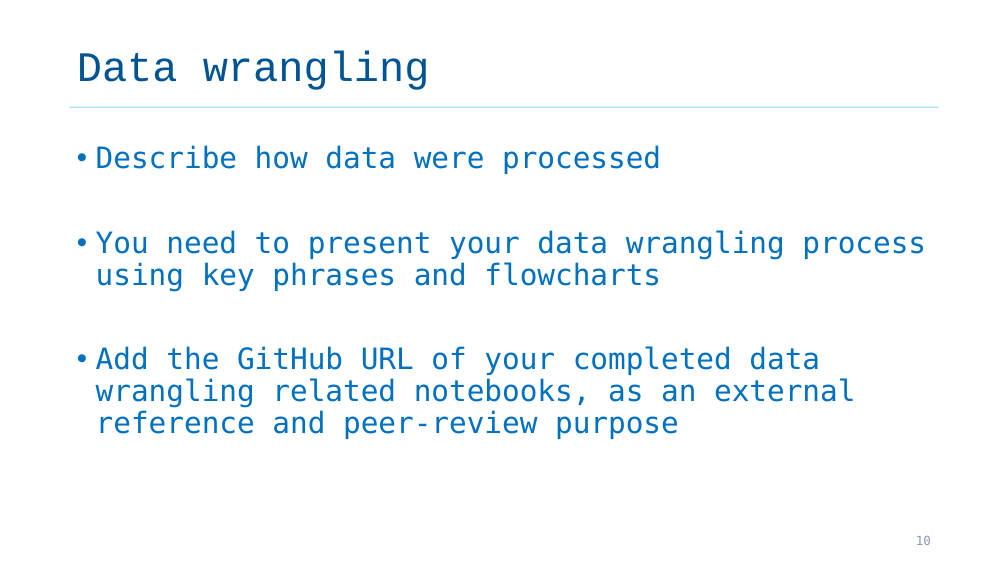
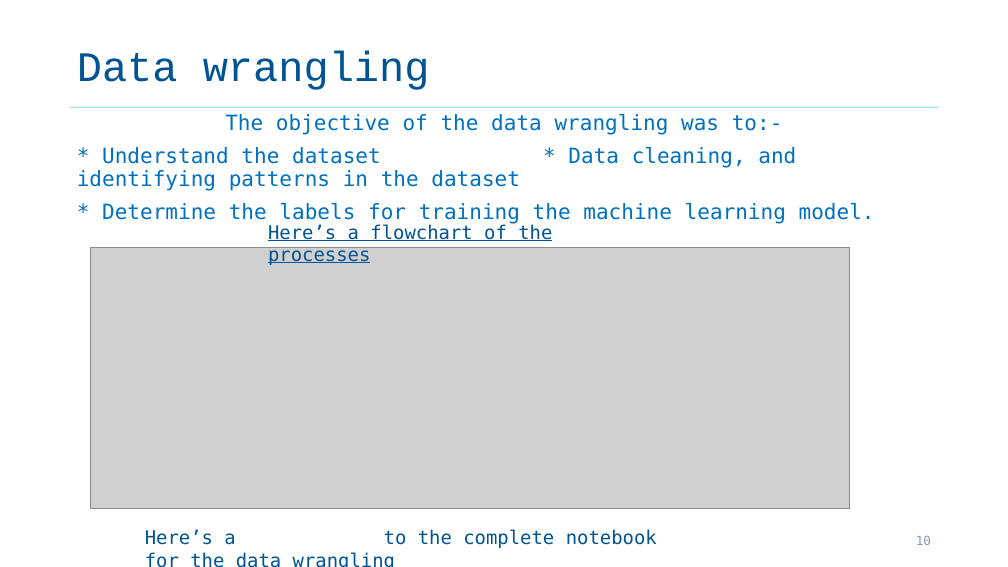
Before and after one commit to salamituns/IBM_tasks_Notebooks, a slide deck: slide 10 of IBM_Capstone_notes/ds-capstone-template.pptx. Drawn at 1008x567 pixels with LibreOffice and Linux fonts; fonts in the diff are those of the drawing; grey boxes stand for pictures. Boxes give left, top, right and bottom in pixels: in the first picture for what was removed or moved away, otherwise in the second. Text is boxed around its words. In the diff, an @@ line names an element or a change of style, - is before the commit and + after.

Commit message:
update spaceX notebook

```diff
--- a/IBM_Capstone_notes/ds-capstone-template.pptx
+++ b/IBM_Capstone_notes/ds-capstone-template.pptx
@@ text at (77,114,875,224): text changed; size 28 to 20 pt @@
-• Describe how data were processed
-• You need to present your data wrangling process using key phrases and flowcharts
-• Add the GitHub URL of your completed data wrangling related notebooks, as an external reference and peer-review purpose
+The objective of the data wrangling was to:-
+* Understand the dataset * Data cleaning, and identifying patterns in the dataset
+* Determine the labels for training the machine learning model.
@@ text added at (268,224,552,265), 18 pt, text #005493, underline @@
+Here’s a flowchart of the processes
@@ picture added at (91,247,850,509) @@
@@ text added at (145,529,657,548), 18 pt, text #005493 @@
+Here’s a Github link to the complete notebook for the data wrangling
```
Also in this commit, not shown: 13 other slides changed, 1 slide added, 1 slide removed, 9 other files.
